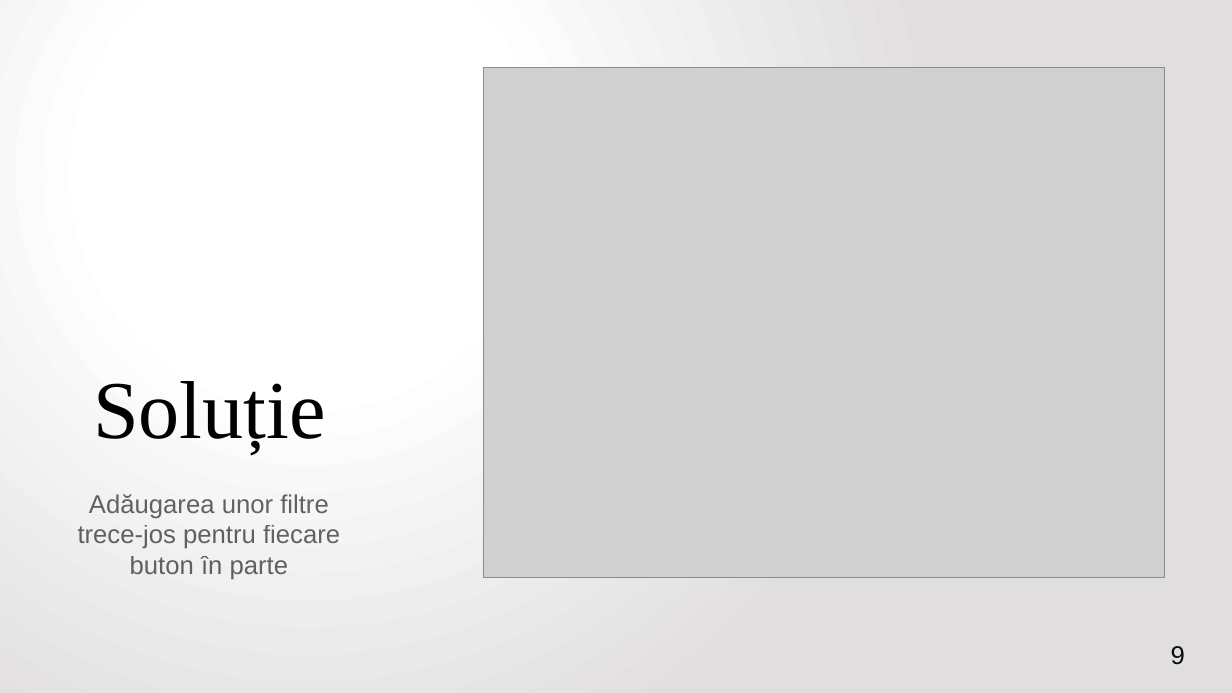
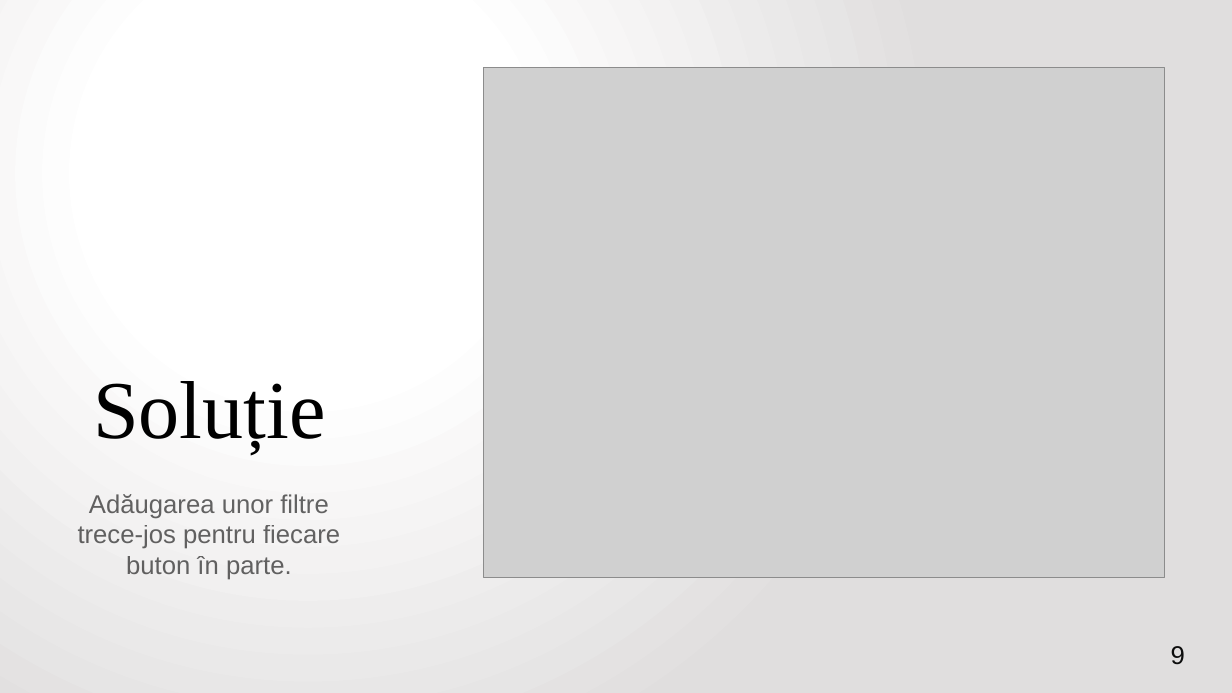
Before and after one commit to VitomirDragan/TemperatureManagement-IOT-, a slide deck: slide 9 of Prezentare/Termostat inteligent controlat printr-o aplicație web.pptx. Drawn at 1232x693 pixels with LibreOffice and Linux fonts; fonts in the diff are those of the drawing; grey boxes stand for pictures. Boxes give left, top, right and bottom in pixels: in the first picture for what was removed or moved away, otherwise in the second. Text is boxed around its words. In the diff, an @@ line names an element or a change of style, - is before the commit and + after.

```diff
--- a/Prezentare/Termostat inteligent controlat printr-o aplicație web.pptx
+++ b/Prezentare/Termostat inteligent controlat printr-o aplicație web.pptx
@@ text at (x1=78, y1=494, x2=340, y2=580): text changed @@
-Adăugarea unor filtre trece-jos pentru fiecare buton în parte
+Adăugarea unor filtre trece-jos pentru fiecare buton în parte.
```
Also in this commit, not shown: 8 other slides changed, 3 other files.
